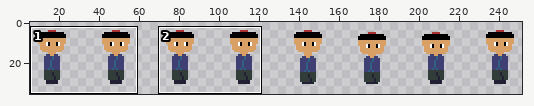
A sprite sheet gets an edit: core/assets/img/actors.png. The first picture is a wide view before the edit; the outline marks the close-up.
Close-up. As it was:
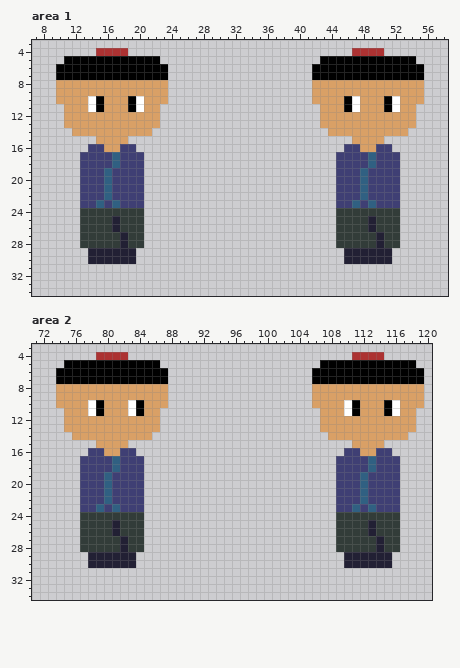
The file is 512x64 pixels. Shown: area 1: x 7..58, y 3..34; area 2: x 71..120, y 3..34. The wide view leaves out empty margins. The commit also changed other parts of the picture, which this record leaves out.
And afterwards:
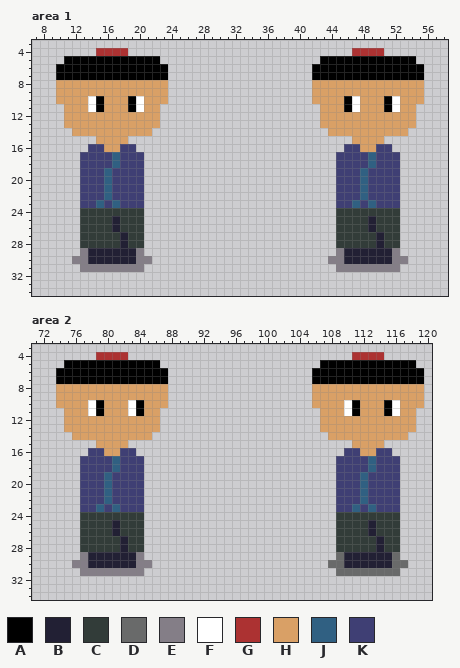
Palette (. is transparent): A #000000  B #222034  C #323c39  D #696a6a  E #847e87  F #ffffff  G #ac3232  H #d9a066  J #306082  K #3f3f74
What changed:
Area 1:
y 29: x 13 . -> E; x 20 . -> E; x 45 . -> E; x 52 . -> E
y 30: x 12..13 .. -> EE; x 20..21 .. -> EE; x 44..45 .. -> EE; x 52..53 .. -> EE
y 31: x 13..20 ........ -> EEEEEEEE; x 45..52 ........ -> EEEEEEEE
Area 2:
y 29: x 77 . -> E; x 84 . -> E; x 109 . -> D; x 116 . -> D
y 30: x 76..77 .. -> EE; x 84..85 .. -> EE; x 108..109 .. -> DD; x 116..117 .. -> DD
y 31: x 77..84 ........ -> EEEEEEEE; x 109..116 ........ -> DDDDDDDD
Where, in picture pixels (left, top, right, bottom), the same in both close-ups:
added: (72, 248, 152, 272)
added: (328, 248, 408, 272)
added: (72, 552, 152, 576)
added: (328, 552, 408, 576)
